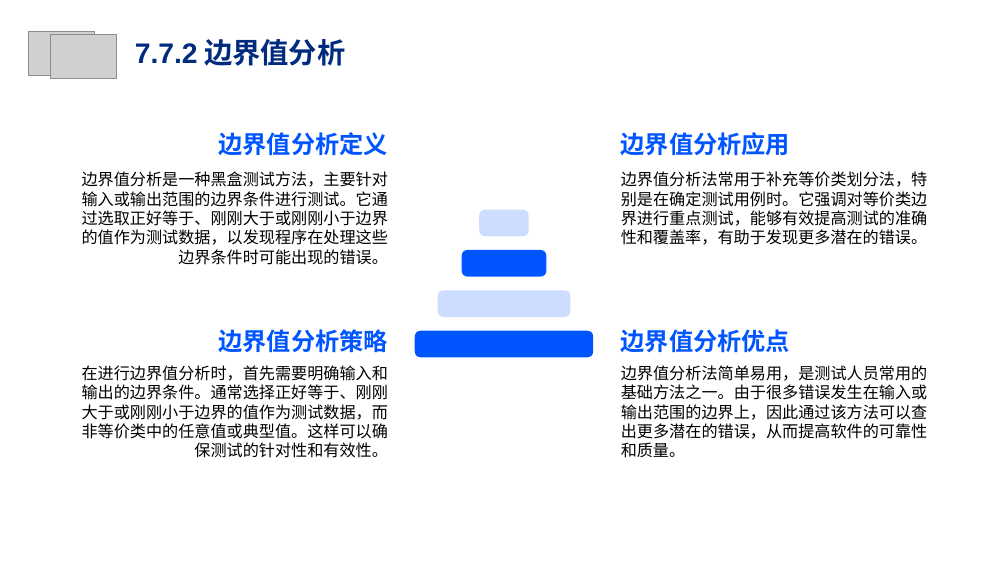
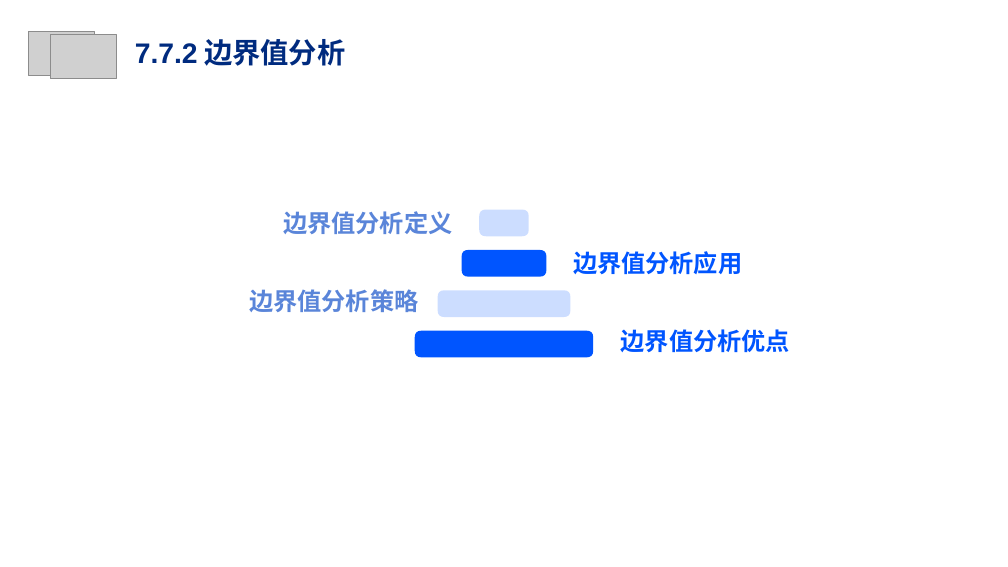
Before and after one commit to Cy2s1ne/Intelligent-PE-test, a slide deck: slide 36 of 软件测试.pptx (slide 32 before the commit). Drawn at 1008x567 pixels with LibreOffice and Linux fonts; fonts in the diff are those of the drawing; grey boxes stand for pictures; background and template pictures are left out. Boxes give left, top, right and bottom in pixels: in the first picture for what was removed or moved away, otherwise in the second. Text is boxed around its words. In the diff, an @@ line names an element or a change of style, - is before the commit and + after.

```diff
--- a/软件测试.pptx
+++ b/软件测试.pptx
@@ text removed at [82, 171, 388, 265] @@
-边界值分析是一种黑盒测试方法，主要针对输入或输出范围的边界条件进行测试。它通过选取正好等于、刚刚大于或刚刚小于边界的值作为测试数据，以发现程序在处理这些边界条件时可能出现的错误。
@@ text removed at [621, 171, 928, 245] @@
-边界值分析法常用于补充等价类划分法，特别是在确定测试用例时。它强调对等价类边界进行重点测试，能够有效提高测试的准确性和覆盖率，有助于发现更多潜在的错误。
@@ text "边界值分析定义" at [283, 211, 452, 234]: text colour #0055FF to #5A85D9 @@
@@ text "边界值分析定义": place and size @@
-text "边界值分析定义" at [219, 132, 388, 155]
+text "边界值分析定义" at [283, 211, 452, 234]
@@ text "边界值分析应用": place and size @@
-text "边界值分析应用" at [621, 132, 790, 155]
+text "边界值分析应用" at [573, 251, 742, 274]
@@ text "边界值分析策略": place and size @@
-text "边界值分析策略" at [219, 329, 388, 353]
+text "边界值分析策略" at [249, 289, 418, 312]
@@ text "边界值分析策略" at [249, 289, 418, 312]: text colour #0055FF to #5A85D9 @@
@@ text removed at [82, 365, 388, 458] @@
-在进行边界值分析时，首先需要明确输入和输出的边界条件。通常选择正好等于、刚刚大于或刚刚小于边界的值作为测试数据，而非等价类中的任意值或典型值。这样可以确保测试的针对性和有效性。
@@ text removed at [621, 365, 928, 458] @@
-边界值分析法简单易用，是测试人员常用的基础方法之一。由于很多错误发生在输入或输出范围的边界上，因此通过该方法可以查出更多潜在的错误，从而提高软件的可靠性和质量。
```
Also in this commit, not shown: 11 other slides changed, 8 slides added, 2 slides removed.
